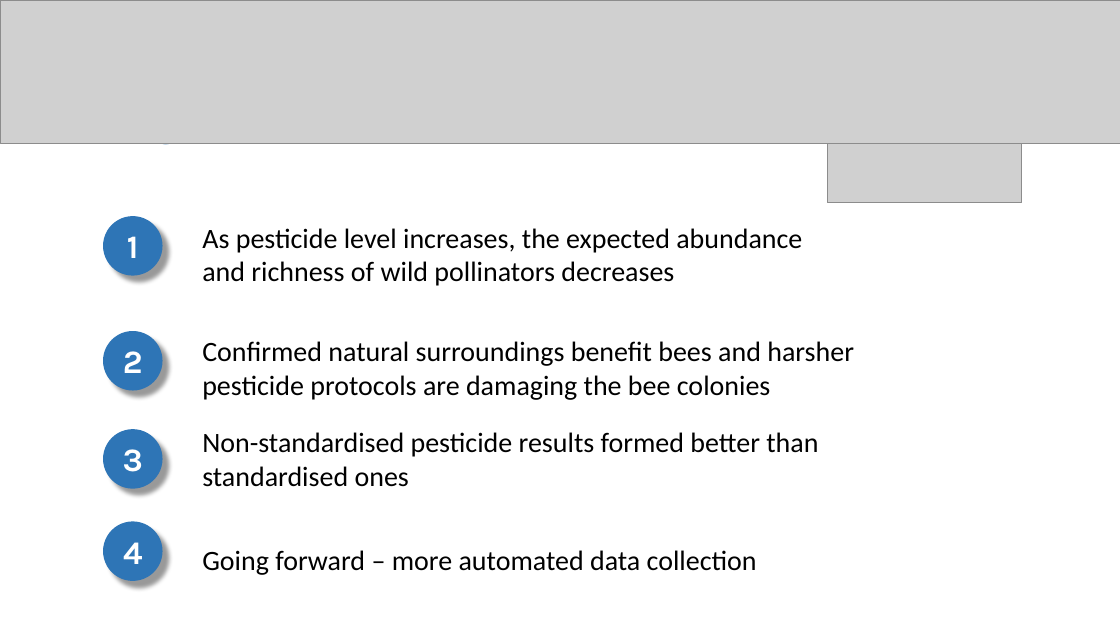
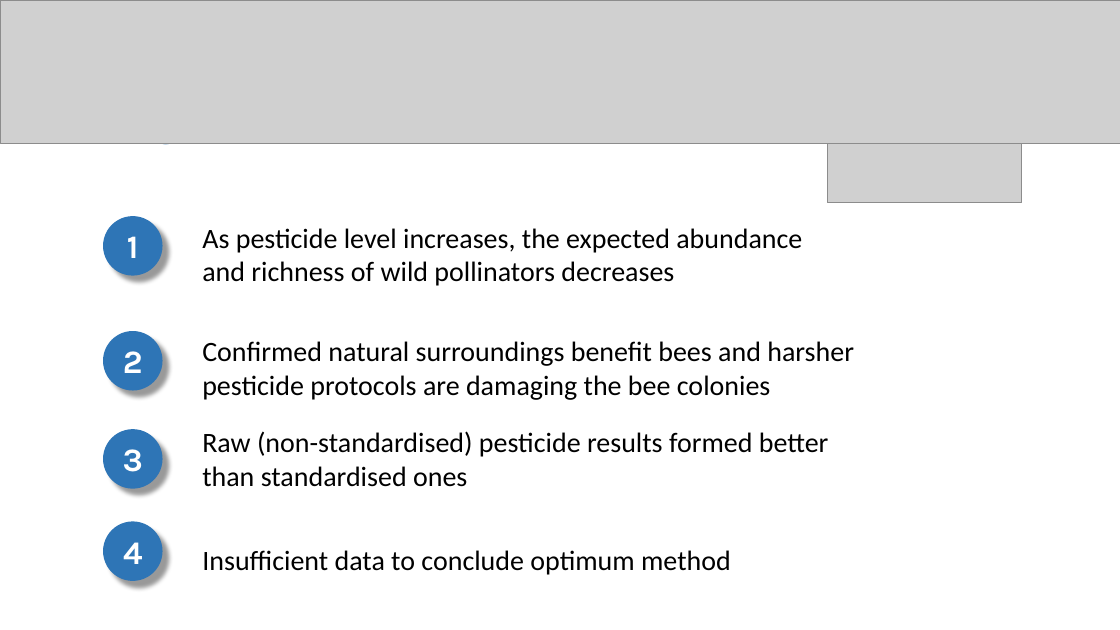
Before and after one commit to Brownsey/wild_pollinators, a slide deck: slide 23 of Project Presentation.pptx. Drawn at 1120x630 pixels with LibreOffice and Linux fonts; fonts in the diff are those of the drawing; grey boxes stand for pictures. Boxes give left, top, right and bottom in pixels: in the first picture for what was removed or moved away, otherwise in the second. Text is boxed around its words. In the diff, an @@ line names an element or a change of style, - is before the commit and + after.

```diff
--- a/Project Presentation.pptx
+++ b/Project Presentation.pptx
@@ text at (x1=202, y1=431, x2=829, y2=487): text changed @@
-Non-standardised pesticide results formed better than standardised ones
+Raw (non-standardised) pesticide results formed better than standardised ones
@@ text at (x1=202, y1=550, x2=731, y2=575): text changed @@
-Going forward – more automated data collection
+Insufficient data to conclude optimum method
```
Also in this commit, not shown: 8 other slides changed, 4 other files.
